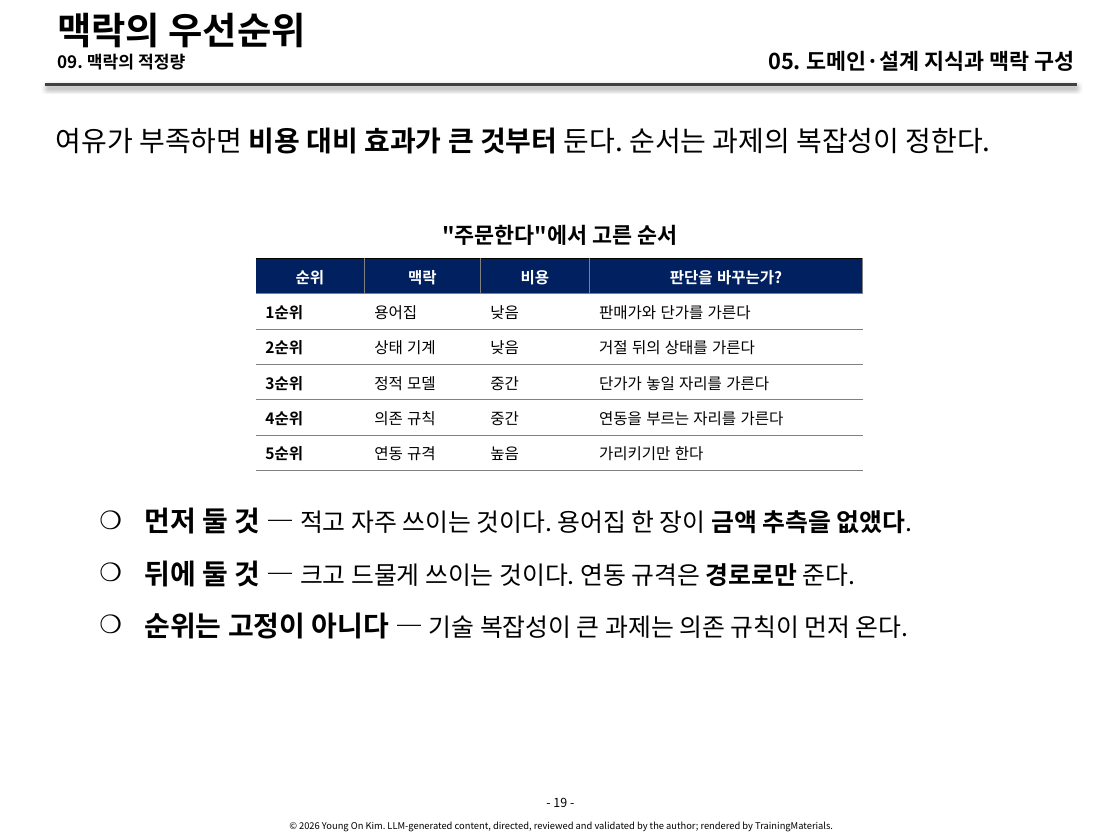
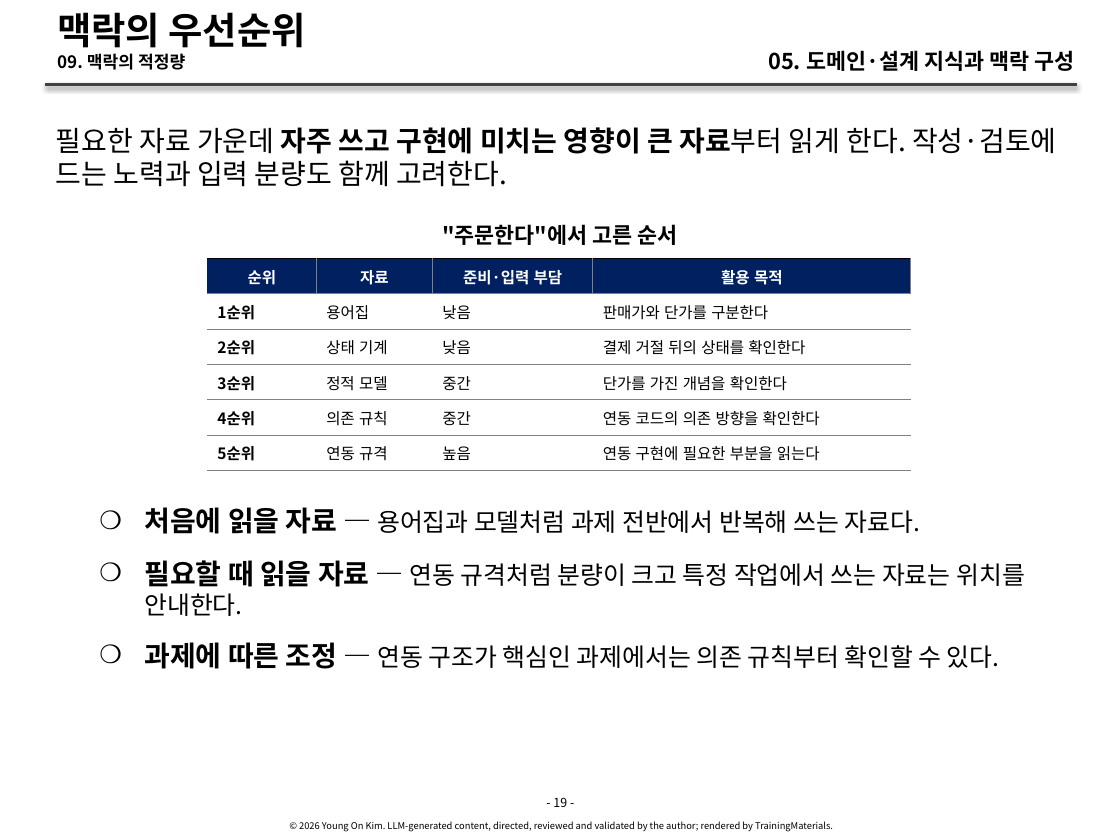
Before and after one commit to YoungSan77/TrainingMaterials, a slide deck: slide 19 of courses/ai-native/sessions/s05.pptx. Drawn at 1120x840 pixels with LibreOffice and Linux fonts; fonts in the diff are those of the drawing. Boxes give left, top, right and bottom in pixels: in the first picture for what was removed or moved away, otherwise in the second. Text is boxed around its words. In the diff, an @@ line names an element or a change of style, - is before the commit and + after.

```diff
--- a/courses/ai-native/sessions/s05.pptx
+++ b/courses/ai-native/sessions/s05.pptx
@@ text at (x1=56, y1=127, x2=1056, y2=187): text changed @@
-여유가 부족하면 비용 대비 효과가 큰 것부터 둔다. 순서는 과제의 복잡성이 정한다.
+필요한 자료 가운데 자주 쓰고 구현에 미치는 영향이 큰 자료부터 읽게 한다. 작성·검토에 드는 노력과 입력 분량도 함께 고려한다.
@@ table at (x1=207, y1=259, x2=911, y2=734) @@
-row 1: 순위 | 맥락 | 비용 | 판단을 바꾸는가?
+row 1: 순위 | 자료 | 준비·입력 부담 | 활용 목적
-row 2, column 4: 판매가와 단가를 가른다
+row 2, column 4: 판매가와 단가를 구분한다
-row 3, column 4: 거절 뒤의 상태를 가른다
+row 3, column 4: 결제 거절 뒤의 상태를 확인한다
-row 4, column 4: 단가가 놓일 자리를 가른다
+row 4, column 4: 단가를 가진 개념을 확인한다
-row 5, column 4: 연동을 부르는 자리를 가른다
+row 5, column 4: 연동 코드의 의존 방향을 확인한다
-row 6, column 4: 가리키기만 한다
+row 6, column 4: 연동 구현에 필요한 부분을 읽는다
@@ table resized from (x1=255, y1=259, x2=862, y2=734) to (x1=207, y1=259, x2=911, y2=734) @@
@@ text at (x1=144, y1=507, x2=1025, y2=669): text changed @@
-    ❍ 먼저 둘 것 — 적고 자주 쓰이는 것이다. 용어집 한 장이 금액 추측을 없앴다.
-    ❍ 뒤에 둘 것 — 크고 드물게 쓰이는 것이다. 연동 규격은 경로로만 준다.
-    ❍ 순위는 고정이 아니다 — 기술 복잡성이 큰 과제는 의존 규칙이 먼저 온다.
+    ❍ 처음에 읽을 자료 — 용어집과 모델처럼 과제 전반에서 반복해 쓰는 자료다.
+    ❍ 필요할 때 읽을 자료 — 연동 규격처럼 분량이 크고 특정 작업에서 쓰는 자료는 위치를 안내한다.
+    ❍ 과제에 따른 조정 — 연동 구조가 핵심인 과제에서는 의존 규칙부터 확인할 수 있다.
```
Also in this commit, not shown: 25 other slides changed, 33 other files.
